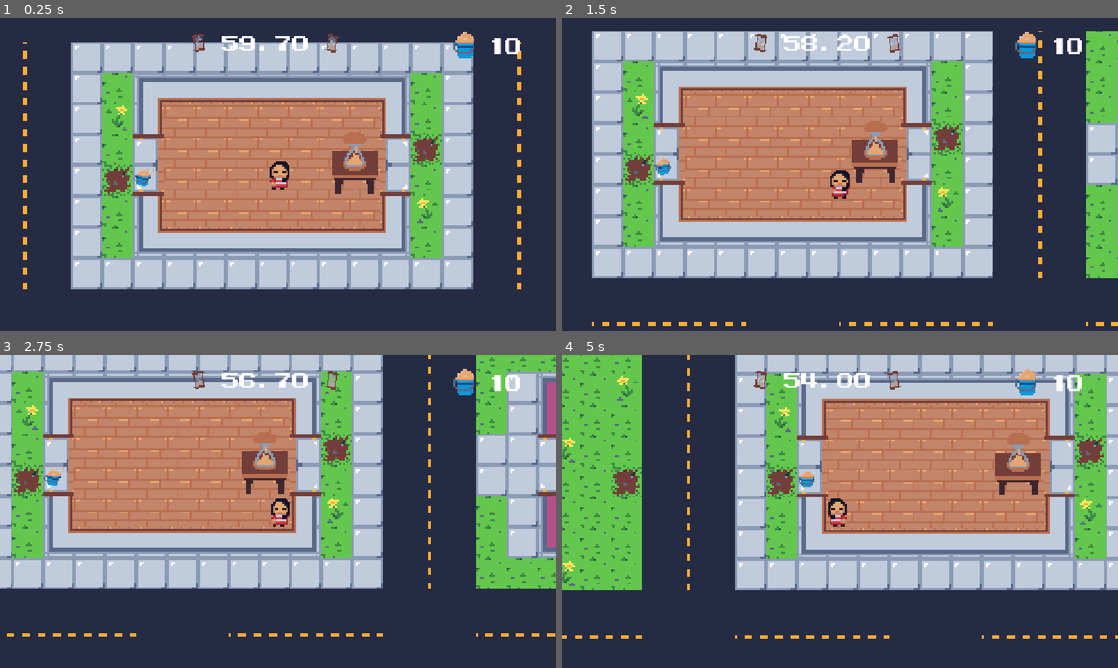
Above: before the commit, frames 1-4 (two rows, left to right).
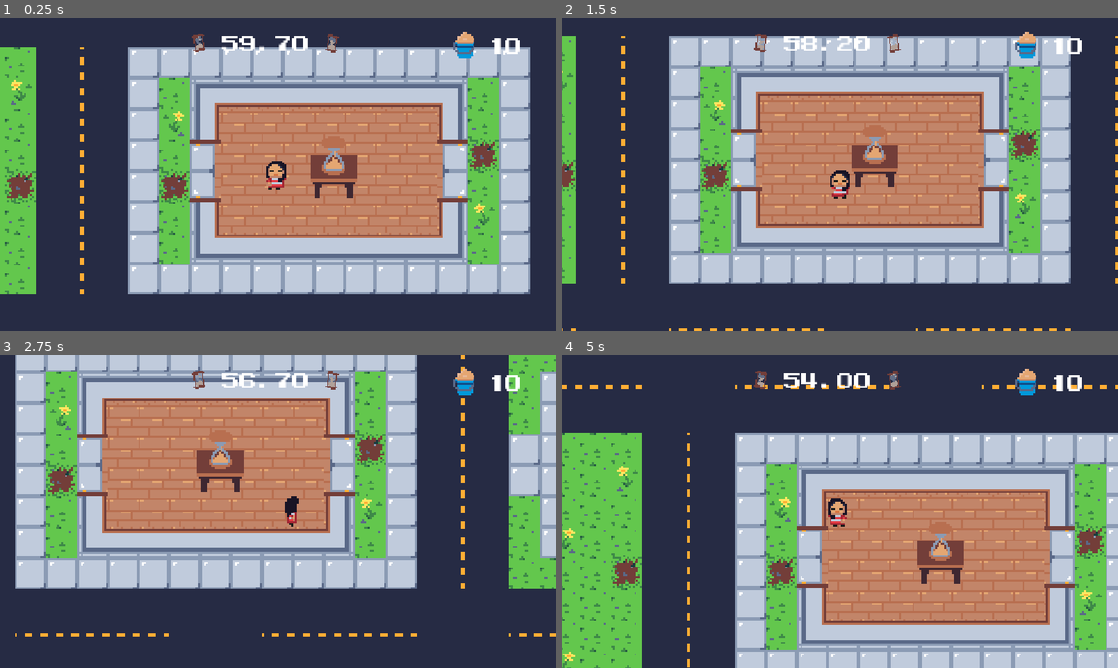
Above: after the commit, the same moments.

Repository: Pedso18/GMTK2026_JUPE
Game: Godot game, scene res://scenes/node_2d.tscn
Same seed, same stepped clock (60 frames per second), same inputs: the game is played once before the commit and once after it. Sound files missing from this copy of the repository are replaced by a short silence.
Inputs (mouse positions are in pixels of both pictures, inside the frame that each line leads up to):
- Up to frame 1 (0.25 s): no input
- Up to frame 2 (1.5 s): move the mouse to (962, 158) at 0.52 s; hold Right (ui_right) 0.53-1.28 s; move the mouse to (728, 190) at 1.27 s; hold Down (ui_down) from 1.28 s (still down)
- Up to frame 3 (2.75 s): move the mouse to (333, 442) at 2.02 s; release Down (ui_down) at 2.03 s; hold Right (ui_right) from 2.03 s (still down)
- Up to frame 4 (5 s): move the mouse to (812, 574) at 2.77 s; release Right (ui_right) at 2.78 s; hold Up (ui_up) 2.78-3.53 s; move the mouse to (1006, 558) at 3.52 s; hold Left (ui_left) from 3.53 s (still down); move the mouse to (673, 464) at 4.27 s

The runs differ from the first frame. In frame 1, 53% of the frame differs, in the area x 0-96%, y 7-89%; in frame 2, 59%; in frame 3, 38%; in frame 4, 66%, in the area x 0-100%, y 0-100%.

Commit message:
areia respawnando funciona

Diff:
--- a/project.godot
+++ b/project.godot
@@ -22,6 +22,10 @@
 [display]
 
 window/stretch/mode="canvas_items"
+
+[global_group]
+
+sandSpawners=""
 
 [input]
 
--- a/scenes/node_2d.tscn
+++ b/scenes/node_2d.tscn
@@ -1,6 +1,6 @@
 [gd_scene format=4 uid="uid://bhmdirr5gsgn7"]
 
-[ext_resource type="Script" uid="uid://boxxthoyjip0l" path="res://scenes/node_2d_wakeUp.gd" id="1_3kg8w"]
+[ext_resource type="Script" uid="uid://boxxthoyjip0l" path="res://scripts/node_2d_wakeUp.gd" id="1_3kg8w"]
 [ext_resource type="Script" uid="uid://jf2ifnai0tqt" path="res://scripts/camera.gd" id="1_kdubu"]
 [ext_resource type="FontFile" uid="uid://d3fufqskmjou1" path="res://MegamaxJonathanToo-YqOq2.ttf" id="2_0e48y"]
 [ext_resource type="Script" uid="uid://cly8g6ih6qk5q" path="res://scripts/timeText.gd" id="3_epypp"]
@@ -19,7 +19,10 @@
 [ext_resource type="Texture2D" uid="uid://du4iu0kq133ko" path="res://sprites/tileSetGreenHouse.png" id="12_qv8l0"]
 [ext_resource type="Shader" uid="uid://dhll2iuba6b2x" path="res://shaders/vignete.gdshader" id="13_0h7mo"]
 [ext_resource type="Texture2D" uid="uid://wx35km4vegh6" path="res://sprites/sandBucketIcon.png" id="13_nr8wp"]
+[ext_resource type="PackedScene" uid="uid://kv830umjxgrv" path="res://scenes/sandSpawner.tscn" id="14_ey6mn"]
+[ext_resource type="Texture2D" uid="uid://bmwnj156ee2er" path="res://sprites/sandSpawners/catBox.png" id="15_2sxpt"]
 [ext_resource type="AudioStream" uid="uid://32rqkdb304w4" path="res://music/Three Red Hearts - Box Jump.ogg" id="20_k6u5g"]
+[ext_resource type="Texture2D" uid="uid://cyix85jr150vc" path="res://sprites/sandSpawners/sandPile.png" id="23_pblkq"]
 
 [sub_resource type="AtlasTexture" id="AtlasTexture_ta5nu"]
 atlas = ExtResource("6_x0ka3")
@@ -149,7 +152,7 @@
 radius = 438.6684
 
 [sub_resource type="RectangleShape2D" id="RectangleShape2D_d21ai"]
-size = Vector2(97, 128)
+size = Vector2(95.5, 88)
 
 [sub_resource type="TileSetAtlasSource" id="TileSetAtlasSource_ir8iy"]
 texture = ExtResource("9_4d7sh")
@@ -375,7 +378,7 @@
 target_node = NodePath("../PlayerBody")
 
 [node name="PlayerBody" type="CharacterBody2D" parent="." unique_id=1044464782 groups=["player"]]
-position = Vector2(556, 339)
+position = Vector2(430, 327)
 scale = Vector2(0.19844353, 0.2)
 script = ExtResource("4_q6r6c")
 
@@ -404,18 +407,18 @@
 volume_db = 7.373
 
 [node name="HourglassTableRb" type="RigidBody2D" parent="." unique_id=566633245]
+position = Vector2(554, 312)
 gravity_scale = 0.0
 freeze = true
 
 [node name="HourglassTable" type="Sprite2D" parent="HourglassTableRb" unique_id=22175463]
 texture_filter = 1
 texture_repeat = 1
-position = Vector2(715, 315)
 scale = Vector2(4, 4)
 texture = ExtResource("7_d21ai")
 
 [node name="CollisionShape2D" type="CollisionShape2D" parent="HourglassTableRb" unique_id=2124678589]
-position = Vector2(715.5, 315)
+position = Vector2(0.75, 20)
 shape = SubResource("RectangleShape2D_d21ai")
 
 [node name="TileMapLayer" type="TileMapLayer" parent="." unique_id=1338808783]
@@ -424,9 +427,6 @@
 scale = Vector2(4, 4)
 tile_map_data = PackedByteArray("AAAFAAMAAQAQAAAAAAAFAAQAAQAQAAAAAAAFAAUAAQAQAAAAAAAFAAYAAQAQAAAAAAAGAAMAAQAQAAAAAAAGAA …(100144 unchanged characters)…
 tile_set = SubResource("TileSet_hqns4")
-
-[node name="SandRb1" parent="." unique_id=1496508416 groups=["areia"] instance=ExtResource("10_d2bti")]
-position = Vector2(257, 343)
 
 [node name="CanvasLayer" type="CanvasLayer" parent="." unique_id=1206365471]
 
@@ -495,32 +495,35 @@
 offset_bottom = 648.0
 color = Color(1, 0.16470589, 0.22352941, 0.30980393)
 
+[node name="SandRb1" parent="." unique_id=1496508416 groups=["areia"] instance=ExtResource("10_d2bti")]
+position = Vector2(351, -71)
+
 [node name="SandRb2" parent="." unique_id=365709556 groups=["areia"] instance=ExtResource("10_d2bti")]
-position = Vector2(1562, 329)
+position = Vector2(429, -70)
 
 [node name="SandRb3" parent="." unique_id=2028262435 groups=["areia"] instance=ExtResource("10_d2bti")]
-position = Vector2(1053, -440)
+position = Vector2(505, -68)
 
 [node name="SandRb4" parent="." unique_id=458557716 groups=["areia"] instance=ExtResource("10_d2bti")]
-position = Vector2(116, 1051)
-
-[node name="StaticBody2D" type="StaticBody2D" parent="." unique_id=904617120]
-
-[node name="leftboundary" type="CollisionShape2D" parent="StaticBody2D" unique_id=1149961856]
+position = Vector2(577, -67)
+
+[node name="WorldBoundaries" type="StaticBody2D" parent="." unique_id=904617120]
+
+[node name="leftboundary" type="CollisionShape2D" parent="WorldBoundaries" unique_id=1149961856]
 position = Vector2(-1191.375, 361.5)
 shape = SubResource("RectangleShape2D_nthwk")
 
-[node name="rightboundary" type="CollisionShape2D" parent="StaticBody2D" unique_id=811796653]
+[node name="rightboundary" type="CollisionShape2D" parent="WorldBoundaries" unique_id=811796653]
 position = Vector2(2050, 354)
 shape = SubResource("RectangleShape2D_nthwk")
 
-[node name="topboundary" type="CollisionShape2D" parent="StaticBody2D" unique_id=613135159]
+[node name="topboundary" type="CollisionShape2D" parent="WorldBoundaries" unique_id=613135159]
 position = Vector2(544, -922.0001)
 rotation = -1.5732331
 scale = Vector2(0.9999998, 0.9999998)
 shape = SubResource("RectangleShape2D_nthwk")
 
-[node name="bottomboundary" type="CollisionShape2D" parent="StaticBody2D" unique_id=1221488690]
+[node name="bottomboundary" type="CollisionShape2D" parent="WorldBoundaries" unique_id=1221488690]
 position = Vector2(533.4144, 1553.2491)
 rotation = -1.5561033
 scale = Vector2(0.9999998, 0.9999998)
@@ -531,6 +534,43 @@
 volume_db = -8.423
 autoplay = true
 
+[node name="SandSpawner" parent="." unique_id=336671038 instance=ExtResource("14_ey6mn")]
+position = Vector2(1182, -481)
+
+[node name="SandSpawner10" parent="." unique_id=637155751 instance=ExtResource("14_ey6mn")]
+position = Vector2(1469, 888)
+texture = ExtResource("23_pblkq")
+
+[node name="SandSpawner2" parent="." unique_id=698792257 instance=ExtResource("14_ey6mn")]
+position = Vector2(889, -360)
+
+[node name="SandSpawner3" parent="." unique_id=1197689938 instance=ExtResource("14_ey6mn")]
+position = Vector2(1682, 223)
+texture = ExtResource("15_2sxpt")
+
+[node name="SandSpawner4" parent="." unique_id=1954465044 instance=ExtResource("14_ey6mn")]
+position = Vector2(1586, 223)
+texture = ExtResource("15_2sxpt")
+
+[node name="SandSpawner5" parent="." unique_id=954831345 instance=ExtResource("14_ey6mn")]
+position = Vector2(-163, -630)
+texture = ExtResource("23_pblkq")
+
+[node name="SandSpawner6" parent="." unique_id=1968031551 instance=ExtResource("14_ey6mn")]
+position = Vector2(-579, -734)
+texture = ExtResource("23_pblkq")
+
+[node name="SandSpawner7" parent="." unique_id=157164131 instance=ExtResource("14_ey6mn")]
+position = Vector2(-23, 1110)
+
+[node name="SandSpawner8" parent="." unique_id=1793464780 instance=ExtResource("14_ey6mn")]
+position = Vector2(142, 975)
+texture = ExtResource("15_2sxpt")
+
+[node name="SandSpawner9" parent="." unique_id=1534239344 instance=ExtResource("14_ey6mn")]
+position = Vector2(787, 1143)
+texture = ExtResource("23_pblkq")
+
 [connection signal="body_entered" from="PlayerBody/detectionArea" to="PlayerBody/detectionArea" method="_on_body_entered"]
 [connection signal="body_exited" from="PlayerBody/detectionArea" to="PlayerBody/detectionArea" method="_on_body_exited"]
 [connection signal="body_entered" from="SandRb1" to="PlayerBody" method="_on_sand_rb_body_entered"]
--- /dev/null
+++ b/scenes/sandSpawner.tscn
@@ -0,0 +1,10 @@
+[gd_scene format=3 uid="uid://kv830umjxgrv"]
+
+[ext_resource type="Texture2D" uid="uid://dhigykhxyixlw" path="res://sprites/sandSpawners/cactus.png" id="1_7quct"]
+[ext_resource type="Script" uid="uid://cxj8eib2i2uv6" path="res://scripts/sand_spawner.gd" id="2_6pk7s"]
+
+[node name="SandSpawner" type="Sprite2D" unique_id=1197689938 groups=["sandSpawners"]]
+texture_filter = 1
+scale = Vector2(4, 4)
+texture = ExtResource("1_7quct")
+script = ExtResource("2_6pk7s")
--- a/scenes/sand_rb.tscn
+++ b/scenes/sand_rb.tscn
@@ -47,14 +47,14 @@
 script = ExtResource("1_bl23f")
 
 [node name="AnimatedSprite2D" type="AnimatedSprite2D" parent="." unique_id=1418944464]
+z_index = 1
 texture_filter = 1
-position = Vector2(20.5, 1.7500005)
 scale = Vector2(2.9375, 2.59375)
 sprite_frames = SubResource("SpriteFrames_nthwk")
 autoplay = "default"
 
 [node name="CollisionShape2D" type="CollisionShape2D" parent="." unique_id=1265872496]
-position = Vector2(20, 4)
+position = Vector2(-1, 0)
 shape = SubResource("CircleShape2D_uqtng")
 
 [node name="AudioStreamPlayer2D" type="AudioStreamPlayer2D" parent="." unique_id=356169235]
--- a/scripts/GameManager.gd
+++ b/scripts/GameManager.gd
@@ -6,28 +6,67 @@
 var sand2Pos = Vector2()
 var sand3Pos = Vector2()
 var sand4Pos = Vector2()
+var sand1SpawnerName = null
+var sand2SpawnerName = null
+var sand3SpawnerName = null
+var sand4SpawnerName = null
 var sandFollowers = [] # carrega o index das areias que estao seguindo o player
 
+var rng = RandomNumberGenerator.new()
 
 func saveScene():
 	playerPos = get_tree().get_first_node_in_group("player").global_position
 	var areias = get_tree().get_nodes_in_group("areia")
+
 	sand1Pos = areias[0].global_position
 	sand2Pos = areias[1].global_position
 	sand3Pos = areias[2].global_position
 	sand4Pos = areias[3].global_position
+
+	sand1SpawnerName = areias[0].spawnerOriginario.name
+	sand2SpawnerName = areias[1].spawnerOriginario.name
+	sand3SpawnerName = areias[2].spawnerOriginario.name
+	sand4SpawnerName = areias[3].spawnerOriginario.name
+
 	firstLoad = false
 
 	pass
 
 func loadScene():
 	if(firstLoad):
+		var areias = get_tree().get_nodes_in_group("areia")
+		var sandSpawners = get_tree().get_nodes_in_group("sandSpawners")
+
+		for areia in areias:
+			var spawnerIndex = rng.randi_range(0, sandSpawners.size()-1)
+			while(sandSpawners[spawnerIndex].hasSand):
+				# garante que não teremos duas areias em um mesmo spawner
+				spawnerIndex = rng.randi_range(0, sandSpawners.size()-1)
+			areia.global_position = sandSpawners[spawnerIndex].global_position
+			sandSpawners[spawnerIndex].hasSand = true
+			areia.spawnerOriginario = sandSpawners[spawnerIndex]
 		return
+
 	var areias = get_tree().get_nodes_in_group("areia")
 	areias[0].global_position = sand1Pos
 	areias[1].global_position = sand2Pos
 	areias[2].global_position = sand3Pos
 	areias[3].global_position = sand4Pos
+
+	var sand1Spawner = get_tree().root.find_child(sand1SpawnerName, true, false)
+	var sand2Spawner = get_tree().root.find_child(sand2SpawnerName, true, false)
+	var sand3Spawner = get_tree().root.find_child(sand3SpawnerName, true, false)
+	var sand4Spawner = get_tree().root.find_child(sand4SpawnerName, true, false)
+
+	areias[0].spawnerOriginario = sand1Spawner
+	areias[1].spawnerOriginario = sand2Spawner
+	areias[2].spawnerOriginario = sand3Spawner
+	areias[3].spawnerOriginario = sand4Spawner
+
+	sand1Spawner.hasSand = true
+	sand2Spawner.hasSand = true
+	sand3Spawner.hasSand = true
+	sand4Spawner.hasSand = true
 
 	for sandFollowerIndex in sandFollowers:
 		areias[sandFollowerIndex].seguindo = true
--- a/scripts/playerDetectionArea.gd
+++ b/scripts/playerDetectionArea.gd
@@ -49,7 +49,19 @@
 
 		# ao invés de destruir as areias entregues, resetamos seu estado e aleatorizamos sua posição para uma das válidas
 		for areia in areias_para_entregar:
-			areia.global_position = Vector2(0, 0) #apenas para teste
+
+			areia.spawnerOriginario.hasSand = false
+
+			var sandSpawners = get_tree().get_nodes_in_group("sandSpawners")
+			var spawnerIndex = GameManager.rng.randi_range(0, sandSpawners.size()-1)
+
+			while(sandSpawners[spawnerIndex].hasSand):
+				spawnerIndex = GameManager.rng.randi_range(0, sandSpawners.size()-1)
+
+			areia.global_position = sandSpawners[spawnerIndex].global_position
+			sandSpawners[spawnerIndex].hasSand = true
+			areia.spawnerOriginario = sandSpawners[spawnerIndex]
+
 			areia.alvo_jogador = null
 			areia.seguindo = false
 
--- a/scripts/sand_rb.gd
+++ b/scripts/sand_rb.gd
@@ -11,6 +11,7 @@
 
 var seguindo : bool = false
 var alvo_jogador : Node2D = null
+var spawnerOriginario : Node2D = null
 
 func _ready() -> void:
 	# Conecta o sinal de entrada de corpo
--- /dev/null
+++ b/scripts/sand_spawner.gd
@@ -0,0 +1,3 @@
+extends Sprite2D
+
+var hasSand = false
Renamed: scenes/node_2d_wakeUp.gd -> scripts/node_2d_wakeUp.gd
Renamed: scenes/node_2d_wakeUp.gd.uid -> scripts/node_2d_wakeUp.gd.uid
Not shown, added: scripts/sand_spawner.gd.uid
Binary file added: sprites/sandSpawners/cactus.png
Not shown, added: sprites/sandSpawners/cactus.png.import
Binary file added: sprites/sandSpawners/catBox.png
Not shown, added: sprites/sandSpawners/catBox.png.import
Binary file added: sprites/sandSpawners/sandPile.png
Not shown, added: sprites/sandSpawners/sandPile.png.import
